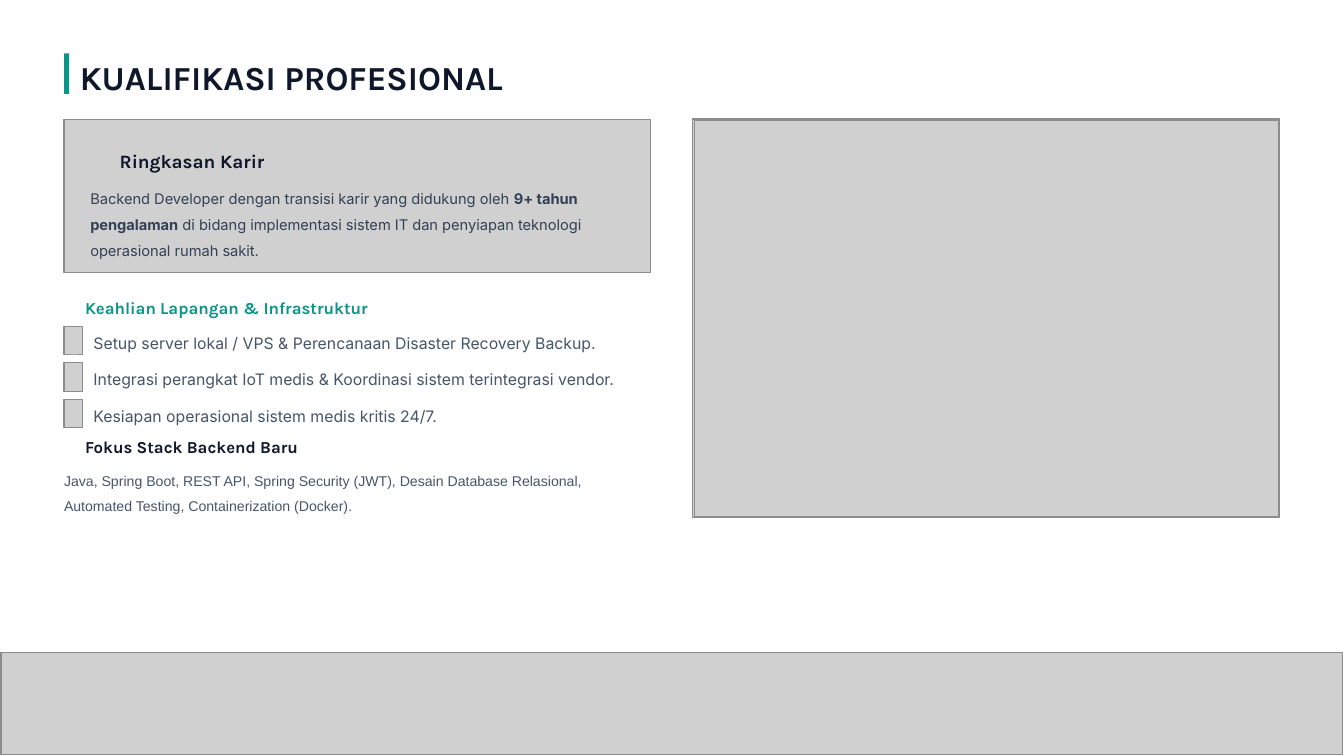
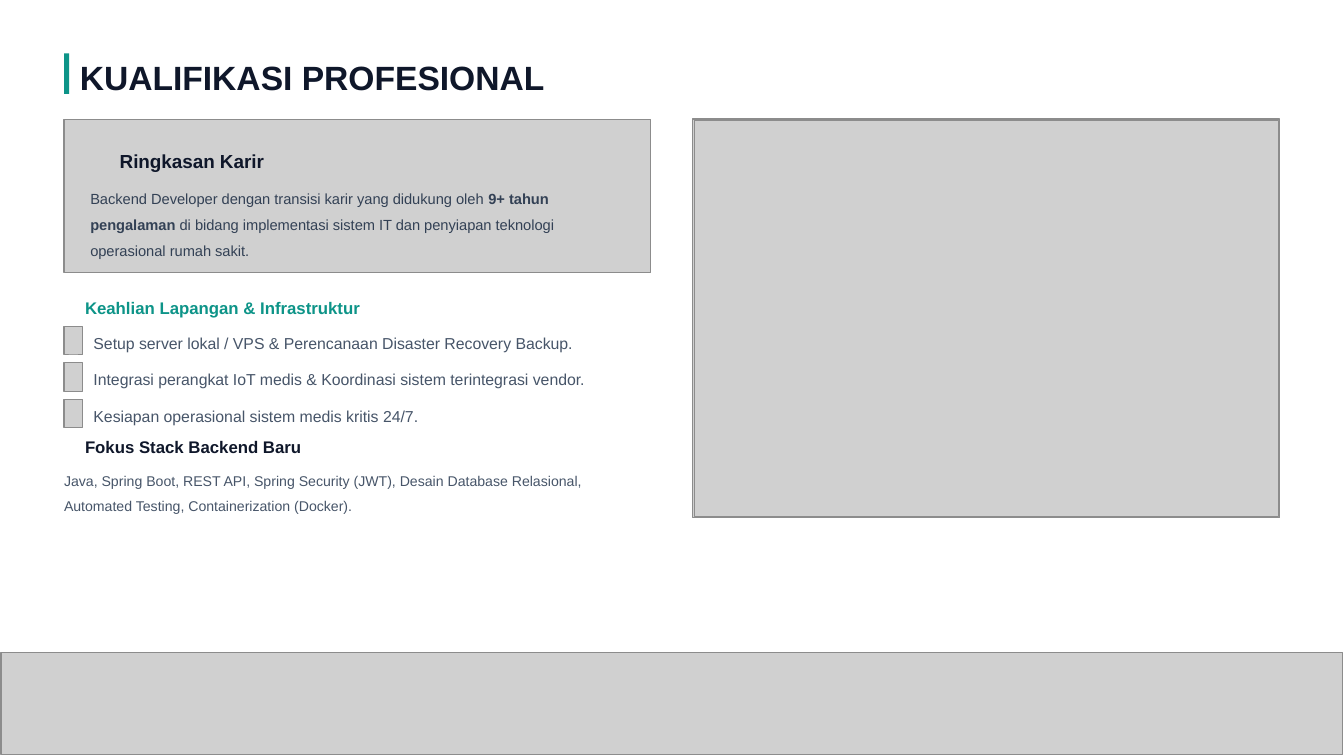
Before and after one commit to reesdev/MediBookAPI, a slide deck: slide 2 of MediBook API Presentation.pptx. Drawn at 1344x756 pixels with LibreOffice and Linux fonts; fonts in the diff are those of the drawing; grey boxes stand for pictures; background and template pictures are left out. Boxes give left, top, right and bottom in pixels: in the first picture for what was removed or moved away, otherwise in the second. Text is boxed around its words. In the diff, an @@ line names an element or a change of style, - is before the commit and + after.

```diff
--- a/MediBook API Presentation.pptx
+++ b/MediBook API Presentation.pptx
@@ font Karla to Arial in 4 elements at (x1=80, y1=66, x2=545, y2=91), (x1=85, y1=302, x2=360, y2=318), (x1=85, y1=441, x2=301, y2=453), (x1=120, y1=154, x2=264, y2=172) @@
@@ font Inter to Arial in 4 elements at (x1=93, y1=337, x2=573, y2=353), (x1=93, y1=373, x2=585, y2=389), (x1=93, y1=410, x2=418, y2=426), (x1=90, y1=193, x2=554, y2=259) @@
```
Also in this commit, not shown: 9 other slides changed, 4 slides added, 1 slide removed.
